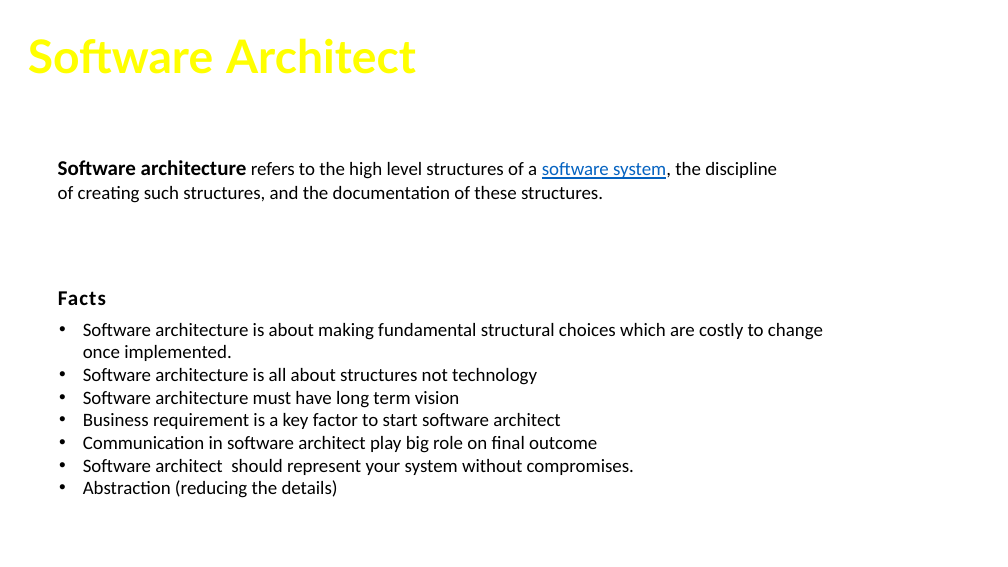
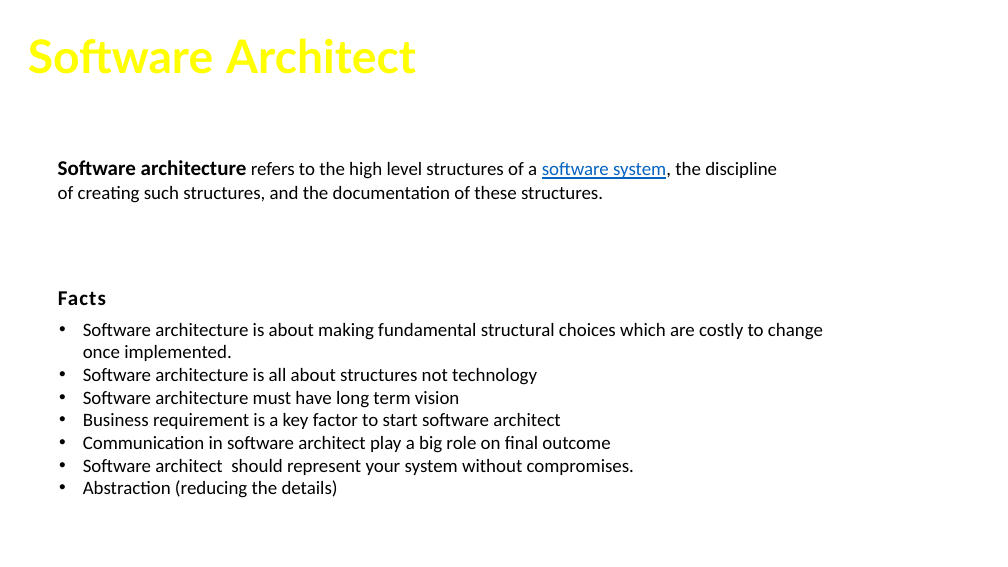
Before and after one commit to cfclick/CFSummit2016, a slide deck: slide 8 of powerpoint/architect/Crafting CF App Like An Architect.pptx. Drawn at 1008x567 pixels with LibreOffice and Linux fonts; fonts in the diff are those of the drawing; background and template pictures are left out. Boxes give left, top, right and bottom in pixels: in the first picture for what was removed or moved away, otherwise in the second. Text is boxed around its words. In the diff, an @@ line names an element or a change of style, - is before the commit and + after.

```diff
--- a/powerpoint/architect/Crafting CF App Like An Architect.pptx
+++ b/powerpoint/architect/Crafting CF App Like An Architect.pptx
@@ text at <box>83,436,610,453</box>: text changed @@
-• Communication in software architect play big role on final outcome
+• Communication in software architect play a big role on final outcome
```
Also in this commit, not shown: 2 other slides changed, 1 other file.
